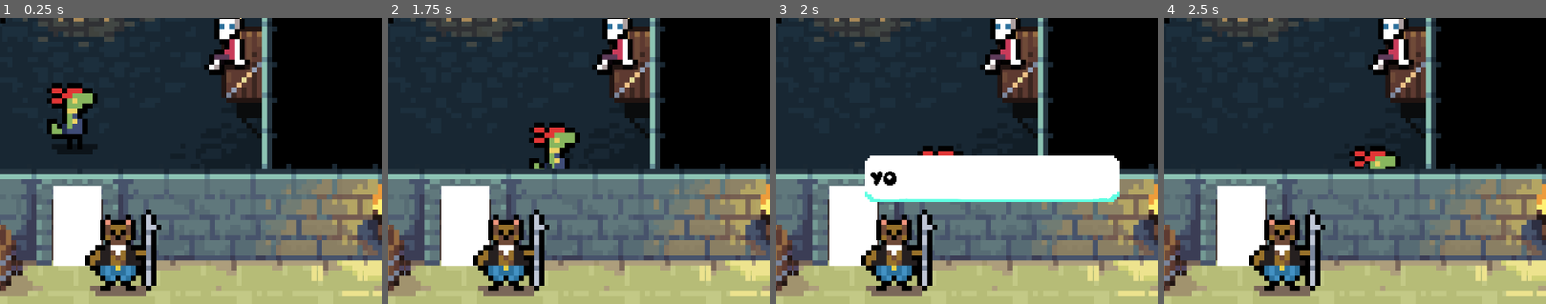
Above: before the commit, frames 1-4 (left to right).
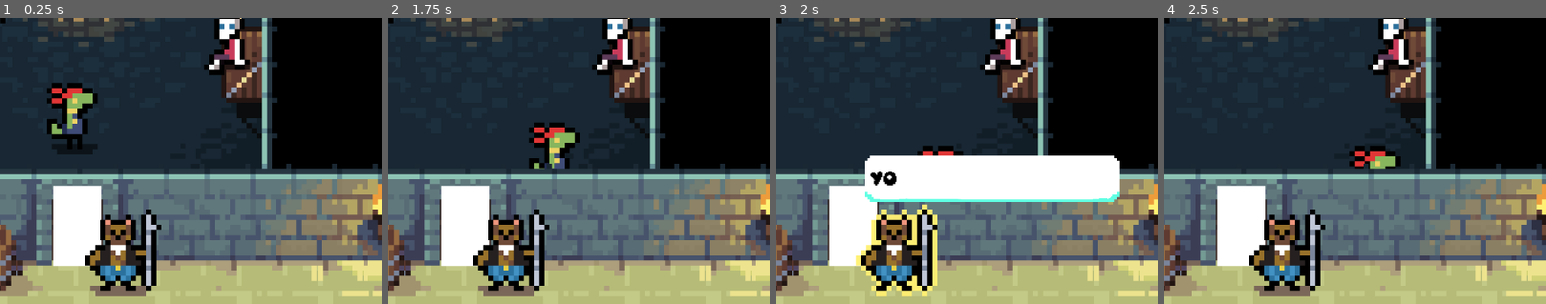
Above: after the commit, the same moments.

Repository: tombuben/gamerpie_gamejam_2025
Game: Godot game, scene res://levels/level_1.tscn
The game is run twice, just before and just after one commit, with the same random seed, the same clock (stepped at 60 frames per second) and the same inputs.
Inputs:
- Up to frame 1 (0.25 s): no input
- Up to frame 2 (1.75 s): tap Enter at 0.5 s; hold D (right) 0.53-1.28 s; tap Space (bubble_switch) at 0.6, 1.35 s; hold S (down) from 1.28 s (still down)
- Up to frame 3 (2 s): keep holding S (down)
- Up to frame 4 (2.5 s): release S (down) at 2.03 s; hold D (right) from 2.03 s (still down); tap Space (bubble_switch) at 2.1 s
The pictures show only the part of the screen within x 38-88%, y 36-86%; the shares and areas given below are measured in that part.

Frames 1-2 are identical in both runs. In frame 3, 1.8% of the frame differs, in the area x 20-43%, y 65-98%; in frame 4, nothing differs.

Commit message:
Added outline sprite changes to all npcs for LVL 1

Diff:
--- a/levels/level_1.tscn
+++ b/levels/level_1.tscn
@@ -7,11 +7,14 @@
 [ext_resource type="PackedScene" path="res://door.tscn" id="6_0flo3"]
 [ext_resource type="Script" path="res://scripts/npc_character.gd" id="7_7o32d"]
 [ext_resource type="Texture2D" uid="uid://dabkwtgflf4rf" path="res://assets/characters/rat.png" id="7_t1qke"]
+[ext_resource type="Texture2D" uid="uid://2fc8b5qt80b6" path="res://assets/characters/rat_outline.png" id="8_1taqk"]
 [ext_resource type="Texture2D" uid="uid://dqedv85lx41li" path="res://assets/characters/guard_jail.png" id="8_n0qxy"]
 [ext_resource type="Texture2D" uid="uid://4bn4bma2ck8t" path="res://assets/level_1/wall.png" id="8_yaoi7"]
 [ext_resource type="Script" path="res://scripts/move_when.gd" id="9_ennpd"]
+[ext_resource type="Texture2D" uid="uid://blcfm1xpn21bv" path="res://assets/characters/guard_outline.png" id="10_78vdi"]
 [ext_resource type="Texture2D" uid="uid://dixd3op3kyt2u" path="res://assets/characters/skeleton.png" id="10_msrvs"]
 [ext_resource type="AudioStream" uid="uid://4rk5e7ll6v1m" path="res://assets/audio/music/jail_cell_bgmusic.mp3" id="12_7mmrr"]
+[ext_resource type="Texture2D" uid="uid://v83jmcxx3ft1" path="res://assets/characters/skeleton_outline.png" id="13_tdbup"]
 
 [sub_resource type="RectangleShape2D" id="RectangleShape2D_mmaku"]
 size = Vector2(579.688, 72)
@@ -84,9 +87,11 @@
 lines = Array[String](["..."])
 checkValue = ""
 
-[node name="Rat" type="Node2D" parent="."]
+[node name="Rat" type="Node2D" parent="." node_paths=PackedStringArray("base_sprite", "highlight_sprite")]
 position = Vector2(447, 316)
 script = ExtResource("7_7o32d")
+base_sprite = NodePath("Rat")
+highlight_sprite = NodePath("Rat_Highlight")
 
 [node name="Area2D" type="Area2D" parent="Rat"]
 collision_layer = 2
@@ -101,11 +106,18 @@
 position = Vector2(0, -6)
 shape = SubResource("CircleShape2D_gbypd")
 
-[node name="LizzyIdle" type="Sprite2D" parent="Rat"]
+[node name="Rat" type="Sprite2D" parent="Rat"]
 texture_filter = 1
 position = Vector2(-8, -9)
 scale = Vector2(8, 8)
 texture = ExtResource("7_t1qke")
+
+[node name="Rat_Highlight" type="Sprite2D" parent="Rat"]
+visible = false
+texture_filter = 1
+position = Vector2(-8, -9)
+scale = Vector2(8, 8)
+texture = ExtResource("8_1taqk")
 
 [node name="BubbleSlot" type="Node2D" parent="Rat"]
 position = Vector2(150, -100)
@@ -116,9 +128,11 @@
 lines = Array[String](["Squeek!"])
 checkValue = ""
 
-[node name="Guard" type="Node2D" parent="."]
+[node name="Guard" type="Node2D" parent="." node_paths=PackedStringArray("base_sprite", "highlight_sprite")]
 position = Vector2(644, 736)
 script = ExtResource("7_7o32d")
+base_sprite = NodePath("Guard")
+highlight_sprite = NodePath("Guard_Highlighted")
 
 [node name="Area2D" type="Area2D" parent="Guard"]
 collision_layer = 2
@@ -133,11 +147,18 @@
 [node name="CollisionShape2D" type="CollisionShape2D" parent="Guard/StaticBody2D"]
 shape = SubResource("CircleShape2D_v3qrx")
 
-[node name="LizzyIdle" type="Sprite2D" parent="Guard"]
+[node name="Guard" type="Sprite2D" parent="Guard"]
 texture_filter = 1
 position = Vector2(0, -48)
 scale = Vector2(8, 8)
 texture = ExtResource("8_n0qxy")
+
+[node name="Guard_Highlighted" type="Sprite2D" parent="Guard"]
+visible = false
+texture_filter = 1
+position = Vector2(0, -48)
+scale = Vector2(8, 8)
+texture = ExtResource("10_78vdi")
 
 [node name="BubbleSlot" type="Node2D" parent="Guard"]
 position = Vector2(150, -100)
@@ -159,8 +180,10 @@
 script = ExtResource("9_ennpd")
 move_when = "GuardBubble"
 
-[node name="Cellmate" type="Node2D" parent="Run/PathFollow2D"]
+[node name="Cellmate" type="Node2D" parent="Run/PathFollow2D" node_paths=PackedStringArray("base_sprite", "highlight_sprite")]
 script = ExtResource("7_7o32d")
+base_sprite = NodePath("Skeleton")
+highlight_sprite = NodePath("Skeleton_Highlighted")
 
 [node name="Area2D" type="Area2D" parent="Run/PathFollow2D/Cellmate"]
 collision_layer = 2
@@ -176,11 +199,18 @@
 position = Vector2(0, -16)
 shape = SubResource("CircleShape2D_v3qrx")
 
-[node name="LizzyIdle" type="Sprite2D" parent="Run/PathFollow2D/Cellmate"]
+[node name="Skeleton" type="Sprite2D" parent="Run/PathFollow2D/Cellmate"]
 texture_filter = 1
 position = Vector2(0, -48)
 scale = Vector2(8, 8)
 texture = ExtResource("10_msrvs")
+
+[node name="Skeleton_Highlighted" type="Sprite2D" parent="Run/PathFollow2D/Cellmate"]
+visible = false
+texture_filter = 1
+position = Vector2(0, -48)
+scale = Vector2(8, 8)
+texture = ExtResource("13_tdbup")
 
 [node name="BubbleSlot" type="Node2D" parent="Run/PathFollow2D/Cellmate"]
 position = Vector2(-150, -150)
--- a/scripts/npc_character.gd
+++ b/scripts/npc_character.gd
@@ -2,9 +2,13 @@
 
 @onready var bubble_slot : Node2D = $BubbleSlot
 
+@export var base_sprite: Sprite2D
+@export var highlight_sprite: Sprite2D
+
 func _on_area_2d_body_entered(body: Node2D) -> void:
 	if body.name != "PlayerCharacter":
 		return
+	toggle_sprite_highlight()
 	bubble_slot.start_dialog()
 	body._get_active_npc_bubble(self, bubble_slot)
 
@@ -13,5 +17,11 @@
 	print("npc exited")
 	if body.name != "PlayerCharacter":
 		return
+	toggle_sprite_highlight()
 	body._clean_npc_storage()
 	bubble_slot._end_dialog()
+
+func toggle_sprite_highlight():
+	if base_sprite != null && highlight_sprite != null:
+		base_sprite.visible = !base_sprite.visible
+		highlight_sprite.visible = !highlight_sprite.visible
Binary file added: assets/characters/guard_outline.png
Not shown, added: assets/characters/guard_outline.png.import
Binary file added: assets/characters/rat_outline.png
Not shown, added: assets/characters/rat_outline.png.import
Binary file added: assets/characters/skeleton_outline.png
Not shown, added: assets/characters/skeleton_outline.png.import
Not shown: 1 places in levels/level_1.tscn that only renumber resources
